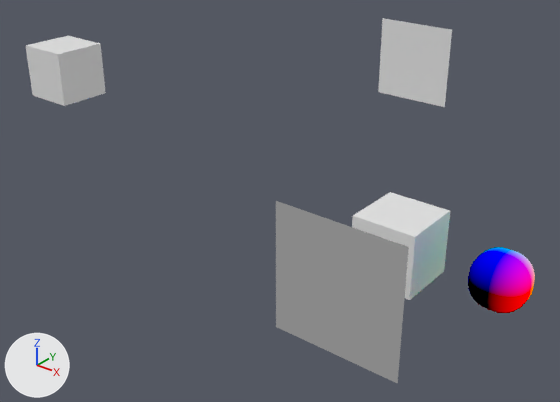
Renders of the Blender file BlendFunctions.blend from each side of a commit.
Rendered twice from a 50 mm camera at (8.08, -21.87, 13.62) aimed at (-7.96, -1.82, 1.19). Lighting does not change. The marker at lower left points along +X, +Y and +Z.
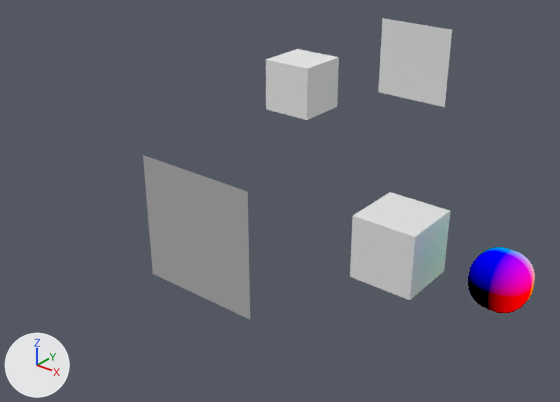
Boxes (x1, y1, x2, y2) around the edits, measured in the pictures (560 x 402 px):
'Plane.001', moved: before (276, 201, 409, 383); after (143, 155, 250, 319)
'WMO_MAT_HOLDER', moved: before (26, 36, 106, 106); after (266, 49, 339, 120)

The change, as a diff of the scene's bpy script:
```diff
--- a/BlendFunctions.blend.py
+++ b/BlendFunctions.blend.py
@@ ob_plane_001 @@
 ob_plane_001 = bpy.data.objects.new('Plane.001', me_plane_001)
-ob_plane_001.location = (-3.9, -4.0, 0.0)
+ob_plane_001.location = (-9.57, -4.63, 0.36)
 ob_plane_001.rotation_euler = (1.571, 0.0, 0.0)  # degrees (90, 0, 0)
@@ ob_wmo_mat_holder @@
 ob_wmo_mat_holder = bpy.data.objects.new('WMO_MAT_HOLDER', me_cube_001)
-ob_wmo_mat_holder.location = (-16.9, -4.0, 5.0)
+ob_wmo_mat_holder.location = (-9.5, 1.48, 4.55)
 ob_wmo_mat_holder.material_slots[0].link = 'OBJECT'; ob_wmo_mat_holder.material_slots[0].material = mat_wmo_blendfunc_mat
```
